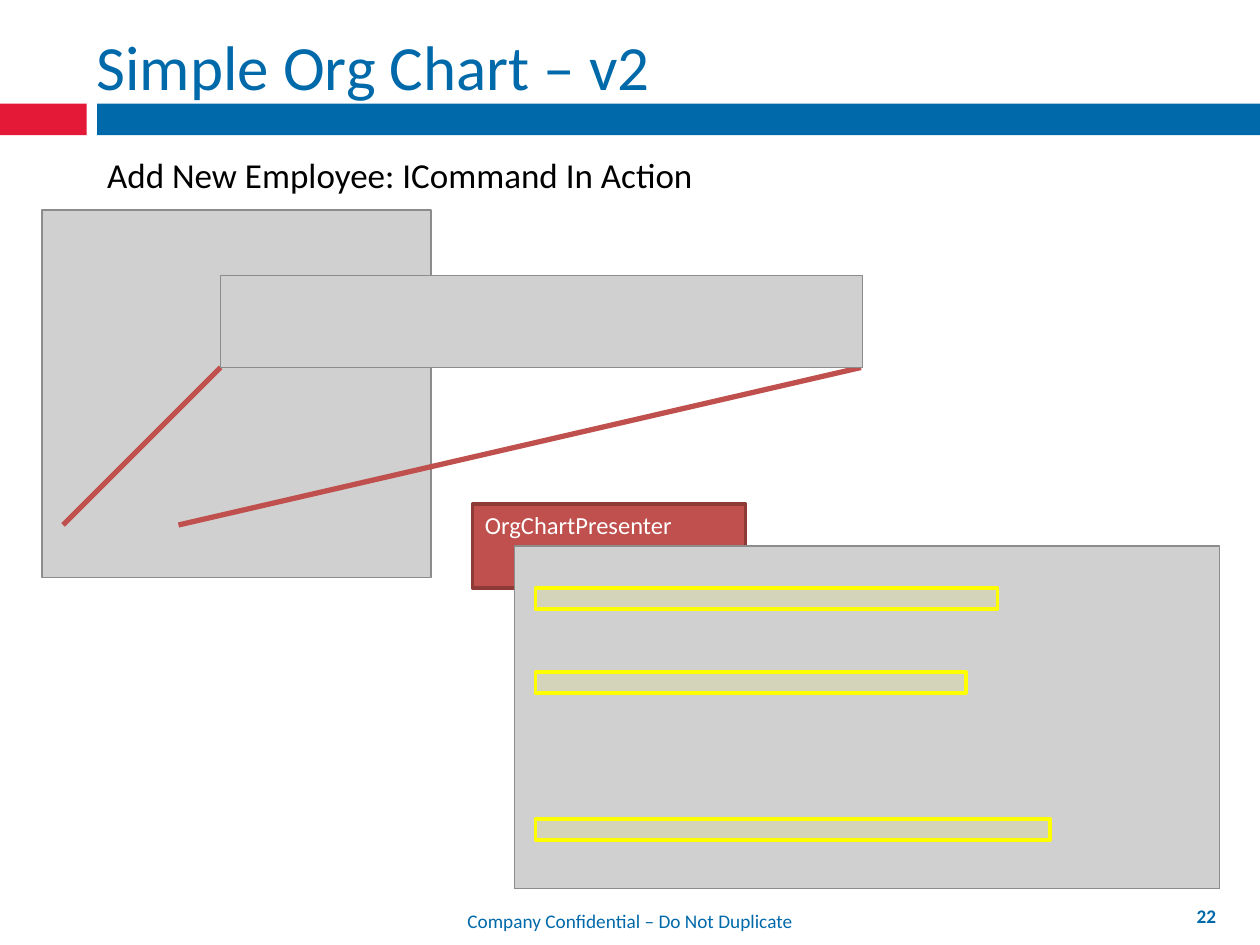
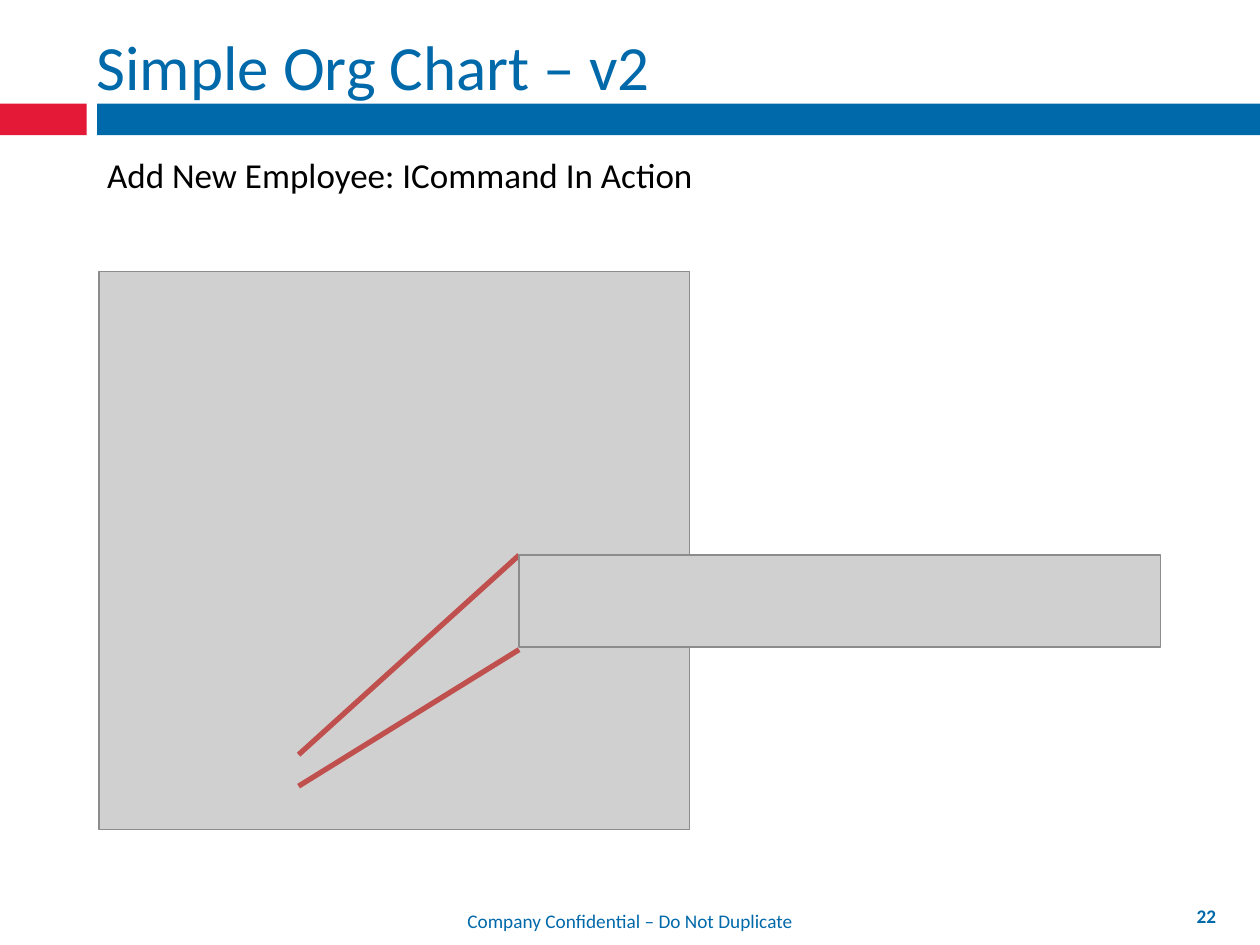
Before and after one commit to mxriverlynn/presentations-and-training, a slide deck: slide 22 of Decoupling Workflow With App Controler/Decoupling Workflow From Forms.pptx. Drawn at 1260x945 pixels with LibreOffice and Linux fonts; fonts in the diff are those of the drawing; grey boxes stand for pictures; background and template pictures are left out. Boxes give left, top, right and bottom in pixels: in the first picture for what was removed or moved away, otherwise in the second. Text is boxed around its words. In the diff, an @@ line names an element or a change of style, - is before the commit and + after.

```diff
--- a/Decoupling Workflow With App Controler/Decoupling Workflow From Forms.pptx
+++ b/Decoupling Workflow With App Controler/Decoupling Workflow From Forms.pptx
@@ picture: place and size @@
-picture at box(42, 210, 431, 578)
+picture at box(100, 272, 690, 830)
@@ line moved from (63, 525) - (220, 368) to (299, 755) - (519, 556) @@
@@ picture: place and size @@
-picture at box(220, 276, 862, 368)
+picture at box(519, 556, 1160, 648)
@@ line moved from (179, 525) - (861, 368) to (299, 786) - (519, 650) @@
@@ group removed at box(472, 504, 1218, 888): 4 rectangles, 1 picture @@
-OrgChartPresenter
```
Also in this commit, not shown: 2 slides added, 2 other files.
